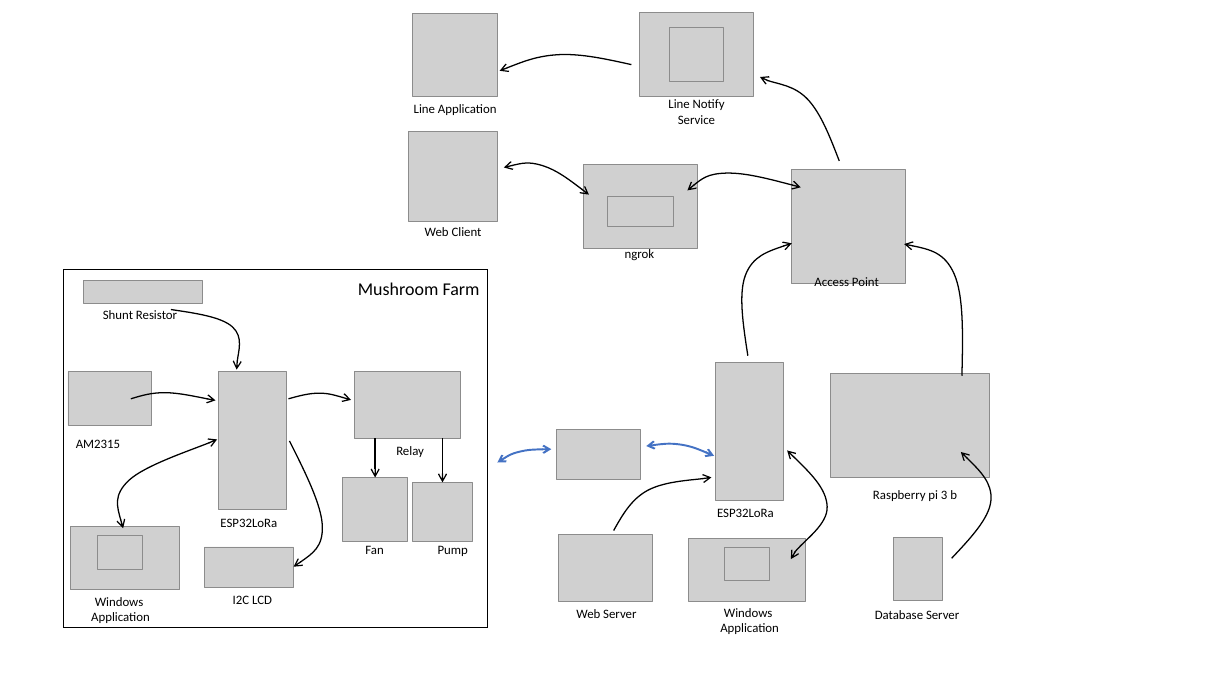
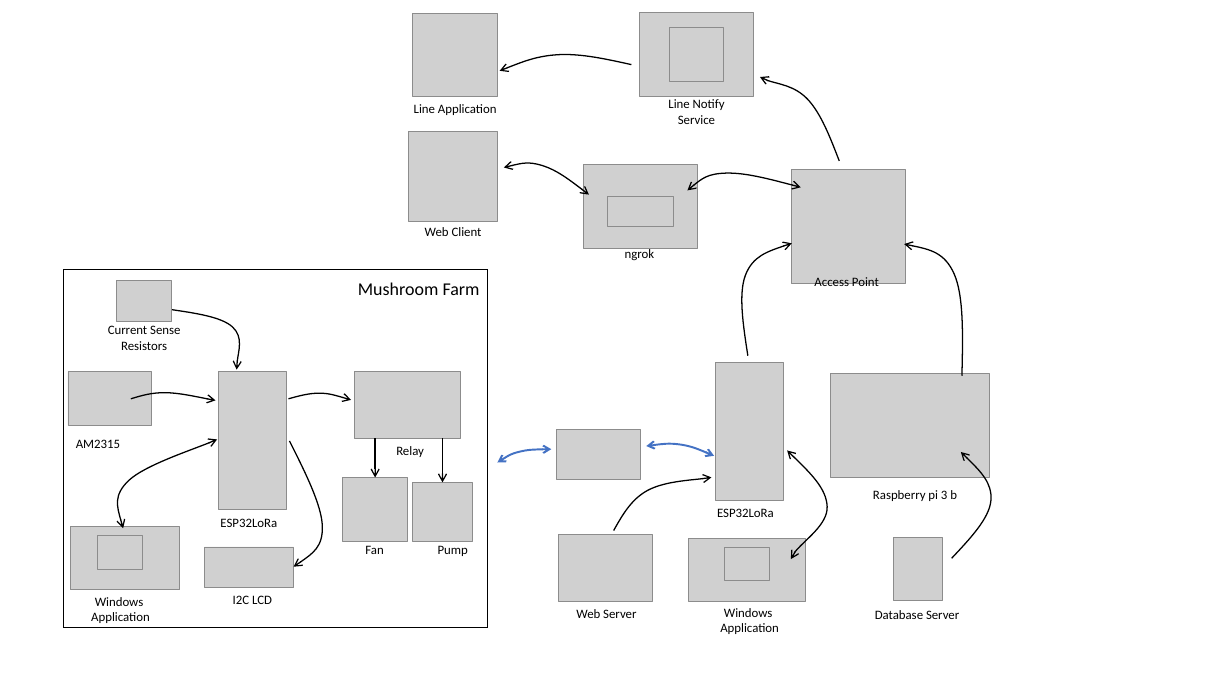
Before and after one commit to narinthon-so/Mushroom-project, a slide deck: slide 1 of Documents/SystemDiagram.pptx. Drawn at 1232x693 pixels with LibreOffice and Linux fonts; fonts in the diff are those of the drawing; grey boxes stand for pictures. Boxes give left, top, right and bottom in pixels: in the first picture for what was removed or moved away, otherwise in the second. Text is boxed around its words. In the diff, an @@ line names an element or a change of style, - is before the commit and + after.

```diff
--- a/Documents/SystemDiagram.pptx
+++ b/Documents/SystemDiagram.pptx
@@ picture removed at (83,281,202,303) @@
@@ picture added at (116,280,172,322) @@
@@ text at (108,325,180,350): text changed @@
-Shunt Resistor
+Current Sense Resistors
```
Also in this commit, not shown: 16 other files.
